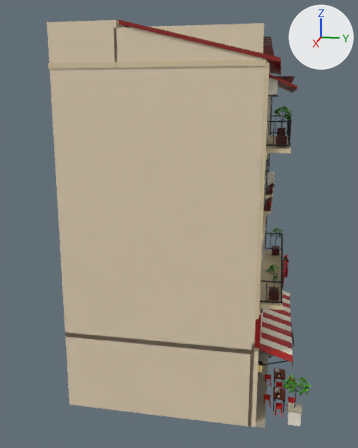
The FBX model Assets/PhoViet/Art/Streets/PV_StreetShop00.fbx, before and after one commit.
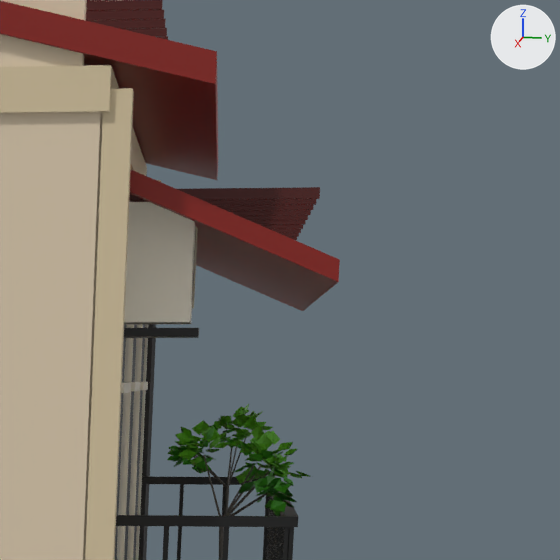
The first picture shows the older version from a 50 mm lens placed at (21.93, 4.49, 12.72), pointed at (0.3, 0.16, 7.31). The close-ups show the older and then the newer version on the part from 70% to 91% of the width and 11% to 28% of the height of that picture. Only the edits that show in the close-ups are written down. Every picture has the same lights, and +X, +Y and +Z are marked at upper right. Objects named as collision shapes, trigger or cutter boxes, shadow casters or lower levels of detail are left out. Where no turn or scale is listed for an object, it has been applied to the vertices. Vertices at exactly the same position are counted once.

Objects in the first close-up: 'PV_StreetShop00_LOD0'.
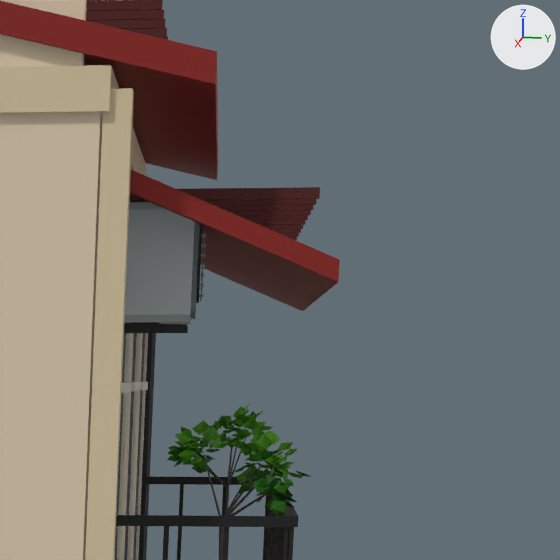
What changed in the scene script:
```text
Change mat_pv_streetatlas:
    mat_pv_streetatlas.roughness: 0.5 -> 0.65
Change me_pv_streetshop00_lod0:
    used by ob_pv_streetshop00_lod0; location = (0.0, 0.0, 0.0)
    remove me_pv_streetshop00_lod0.from_pydata(...)  # 13981 vertices, 10974 faces; spans x -4.2..4.2, y -3.9..6.2, z 0.0..15.5
    add me_pv_streetshop00_lod0.from_pydata(...)  # 15017 vertices, 11618 faces; spans x -4.2..4.2, y -3.9..6.2, z 0.0..15.5
    me_pv_streetshop00_lod0 part 1: 2 vertices moved within x 3.0..3.1, y 4.3, z 13.0; 23 vertices removed from x 3.0..3.6, y 3.9..4.4, z 12.9..13.4; 517 vertices added at x 2.9..3.7, y 3.8..4.4, z 12.9..13.5
    me_pv_streetshop00_lod0 part 2: 4 kept faces spanning x -3.6..3.7, y 3.9..4.3, z 8.7..13.5 get new texture (UV) coordinates
    other edits to the shape of me_pv_streetshop00_lod0 do not show in these pictures
```

What differs and where, as boxes (x1, y1, x2, y2) in the close-ups (560 x 560 px):
'PV_StreetShop00_LOD0', surface changed, reshaped
    both: (0, 0, 340, 560)
part 1 of me_pv_streetshop00_lod0, reshaped
    before: (124, 226, 199, 338)
    after: (124, 202, 206, 333)
part 2 of me_pv_streetshop00_lod0, surface changed
    before: (124, 202, 195, 322)
    after: (125, 209, 195, 315)
